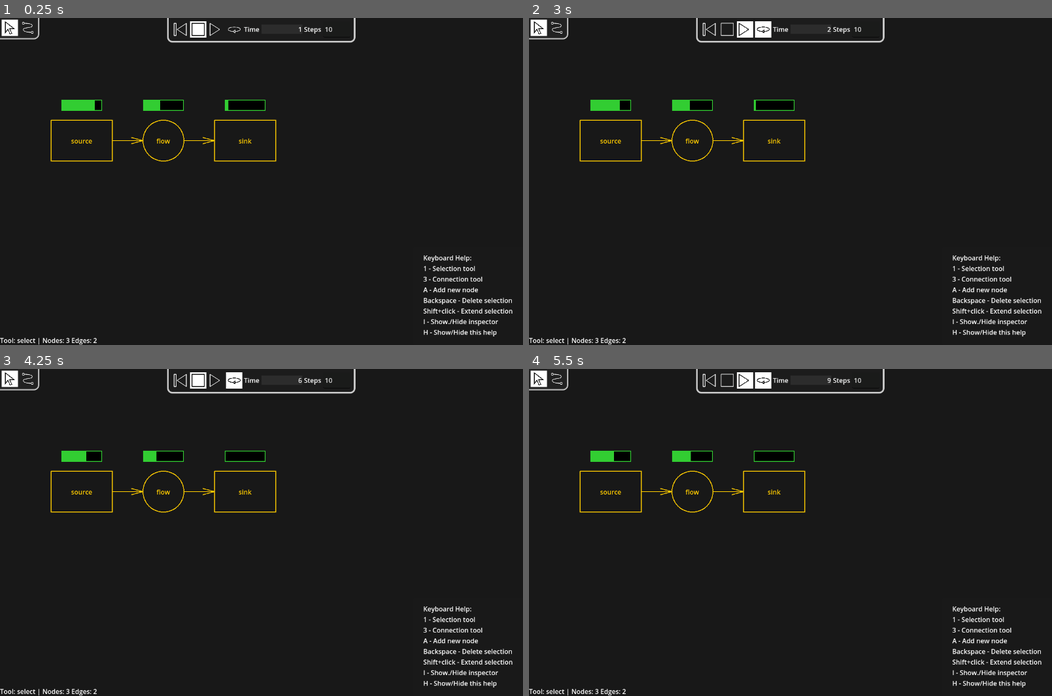
Above: before the commit, frames 1-4 (two rows, left to right).
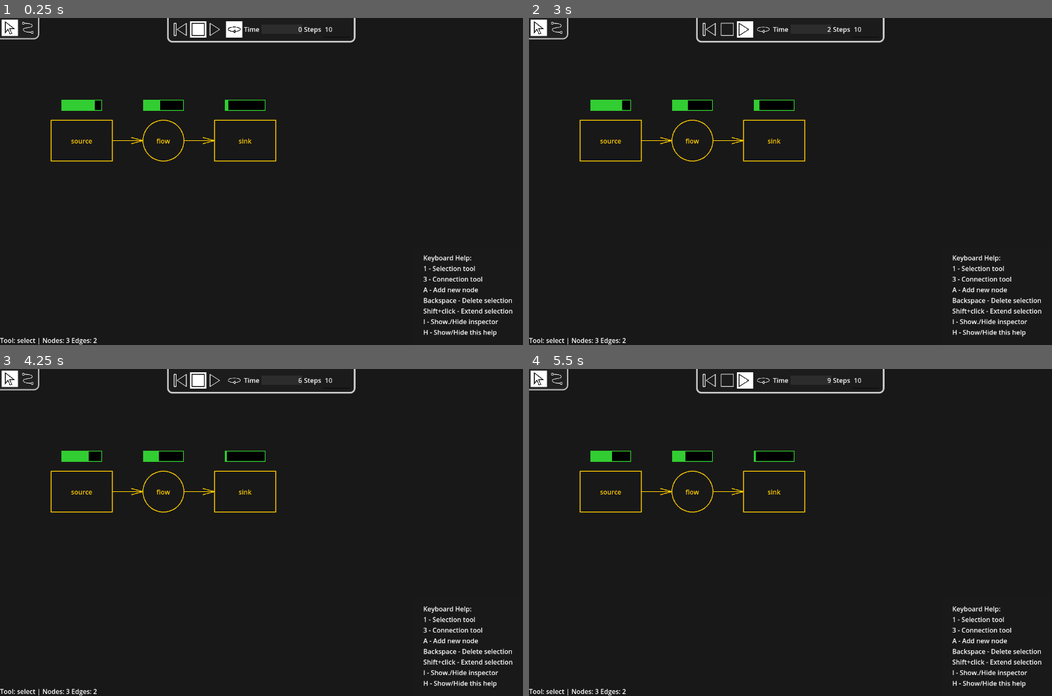
Above: after the commit, the same moments.

Repository: radomirbosak/poietic-playground
Game: Godot game, scene res://main.tscn
Same seed, same stepped clock (60 frames per second), same inputs: the game is played once before the commit and once after it.
Inputs (mouse positions are in pixels of both pictures, inside the frame that each line leads up to):
- Up to frame 1 (0.25 s): no input
- Up to frame 2 (3 s): click (706, 31) at 0.5 s; click (764, 31) at 1.25 s; click (539, 27) at 2 s; click (743, 31) at 2.75 s
- Up to frame 3 (4.25 s): click (198, 382) at 3.5 s
- Up to frame 4 (5.5 s): click (539, 378) at 4.25 s; click (743, 382) at 5 s

The runs differ from the first frame. In frame 1, 0.2% of the frame differs, in the area x 43-58%, y 1-6%; in frame 2, 0.2%; in frame 3, 0.2%; in frame 4, 0.2%, in the area x 15-47%, y 1-29%.

Commit message:
Added SimulationResult and looping
- Store simulation result values in SimulationResult and SimulationState
- enabled looping based on number of simulation steps

Diff:
--- a/diagram/diagram_node.gd
+++ b/diagram/diagram_node.gd
@@ -169,22 +169,27 @@
 		indicator.max_value = 100
 		indicator.show_percentage = false
 		var fill_style = StyleBoxFlat.new()
-		fill_style.bg_color = Color.LIME_GREEN  # Background color
-		fill_style.border_color = Color.LIME_GREEN    # Border color
+		fill_style.bg_color = Color.LIME_GREEN
+		fill_style.border_color = Color.LIME_GREEN
 		fill_style.set_border_width_all(2)
 		indicator.add_theme_stylebox_override("fill", fill_style)
 		var bg_style = StyleBoxFlat.new()
-		bg_style.bg_color = Color.BLACK  # Background color
-		bg_style.border_color = Color.LIME_GREEN    # Border color
+		bg_style.bg_color = Color.BLACK
+		bg_style.border_color = Color.LIME_GREEN
 		bg_style.set_border_width_all(2)
 		indicator.add_theme_stylebox_override("background", bg_style)
 		add_child(indicator)
-		indicator.anchor_left = 0.5   # Center horizontally
-		indicator.anchor_top = 0      # Align to the top
-		indicator.anchor_right = 0.5  # Center horizontally
-		indicator.anchor_bottom = 0   # Align to the top
+		indicator.anchor_left = 0.5
+		indicator.anchor_top = 0
+		indicator.anchor_right = 0.5
+		indicator.anchor_bottom = 0
 		value_indicator = indicator
-	value_indicator.value = display_value
+
+	var current_value = GlobalSimulator.current_object_value(object_id)
+	if current_value != null:
+		value_indicator.value = current_value
+	else:
+		value_indicator.value = display_value
 
 func bounding_radius():
 	if shape is RectangleShape2D:
--- a/gui/control_bar.gd
+++ b/gui/control_bar.gd
@@ -29,6 +29,9 @@
 		stop_button.update_shader()
 		run_button.disabled = false
 		stop_button.disabled = true
+
+	loop_button.set_pressed_no_signal(GlobalSimulator.is_looping)
+	loop_button.update_shader()
 	time_label.text = str(GlobalSimulator.step)
 
 func _on_simulator_started():
@@ -57,4 +60,5 @@
 
 
 func _on_loop_button_pressed():
-	print("Loop button pressed (not implemented yet)")
+	GlobalSimulator.is_looping = loop_button.button_pressed
+	update_simulator_state()
--- a/main.gd
+++ b/main.gd
@@ -6,7 +6,6 @@
 func _init():
 	design = Design.global
 
-# Called when the node enters the scene tree for the first time.
 func _ready():
 	get_viewport().connect("size_changed", _on_window_resized)
 	create_demo_design()
@@ -46,6 +45,8 @@
 	design.add_object(c)
 	design.add_object(ab)
 	design.add_object(bc)
+
+	GlobalSimulator.initialize_result()
 
 func _unhandled_input(event):
 	if event.is_action_pressed("selection-tool"):
--- /dev/null
+++ b/simulation/simulation_result.gd
@@ -0,0 +1,34 @@
+class_name SimulationResult extends Object
+
+class SimulationState:
+	var step: int
+	var time: float
+	var values: Dictionary
+
+	func _init(step: int, time: float, values: Dictionary):
+		self.step = step
+		self.time = time
+		self.values = values
+
+	func object_value(id: int) -> float:
+		return values[id] as float
+
+var states: Array[SimulationState] = []
+
+var steps_computed: int:
+	get:
+		return len(states)
+
+var last_state: SimulationState:
+	get:
+		return states[len(states) - 1]
+
+func append_state(state: SimulationState):
+	states.append(state)
+
+func get_state(step: int):
+	return states[step]
+
+func object_value(step: int, id: int) -> float:
+	var state = states[step]
+	return state.object_value(id)
--- a/simulation/simulator.gd
+++ b/simulation/simulator.gd
@@ -16,17 +16,24 @@
 var step: int = 1
 var time: float = 0.0
 var time_delta: float = 1.0
+var max_steps: int = 20
+var is_looping: bool = true
 
-var design: Design
+var design: Design:
+	set(value):
+		design = value
+		initialize_result()
+
+
+var result: SimulationResult
 
 func _init():
 	design = Design.global
+	initialize_result()
 
-# Called when the node enters the scene tree for the first time.
 func _ready():
-	pass # Replace with function body.
+	pass
 
-# Called every frame. 'delta' is the elapsed time since the previous frame.
 func _process(delta):
 	if is_running:
 		if time_to_step <= 0:
@@ -34,20 +41,40 @@
 			time_to_step = step_duration
 		else:
 			time_to_step -= delta
-			# print("Remaining: ", time_to_step)
+
+func _on_design_changed():
+	initialize_result()
 
 func run_step():
+	if step >= max_steps:
+		if is_looping:
+			step = 0
+		else:
+			stop()
+			return
+
+	if step >= result.steps_computed - 1:
+		compute_next_step()
+
+	step += 1
+	simulation_step.emit()
+
+func compute_next_step():
+	print("Computing step ", step)
+	var last_state: SimulationResult.SimulationState = result.last_state
+	var values: Dictionary = {}
 	for object in design.all_nodes():
-		var value = object.get_value()
+		var value = last_state.object_value(object.object_id)
 		if value != null:
 			if value > 50:
 				value += (randi() % 10) - 6
 			else:
 				value += (randi() % 10) - 4
 			value = min(max(0, value), 100)
-			object.set_value(value)
-	step += 1
-	simulation_step.emit()
+		values[object.object_id] = value
+
+	var new_state = SimulationResult.SimulationState.new(step, step, values)
+	result.append_state(new_state)
 
 func run():
 	is_running = true
@@ -58,4 +85,23 @@
 	simulation_stopped.emit()
 
 func reset():
+	initialize_result()
+
+func initialize_result():
 	step = 0
+	if result != null:
+		result.free()
+	result = SimulationResult.new()
+	var values: Dictionary = {}
+	for object in design.all_nodes():
+		var value = object.get_value()
+		if value != null:
+			values[object.object_id] = value
+		else:
+			values[object.object_id] = 0.0
+	var state = SimulationResult.SimulationState.new(0, 0, values)
+	print("Initialized result with ", len(values), " values")
+	result.append_state(state)
+
+func current_object_value(id: int) -> float:
+	return result.object_value(step, id)
